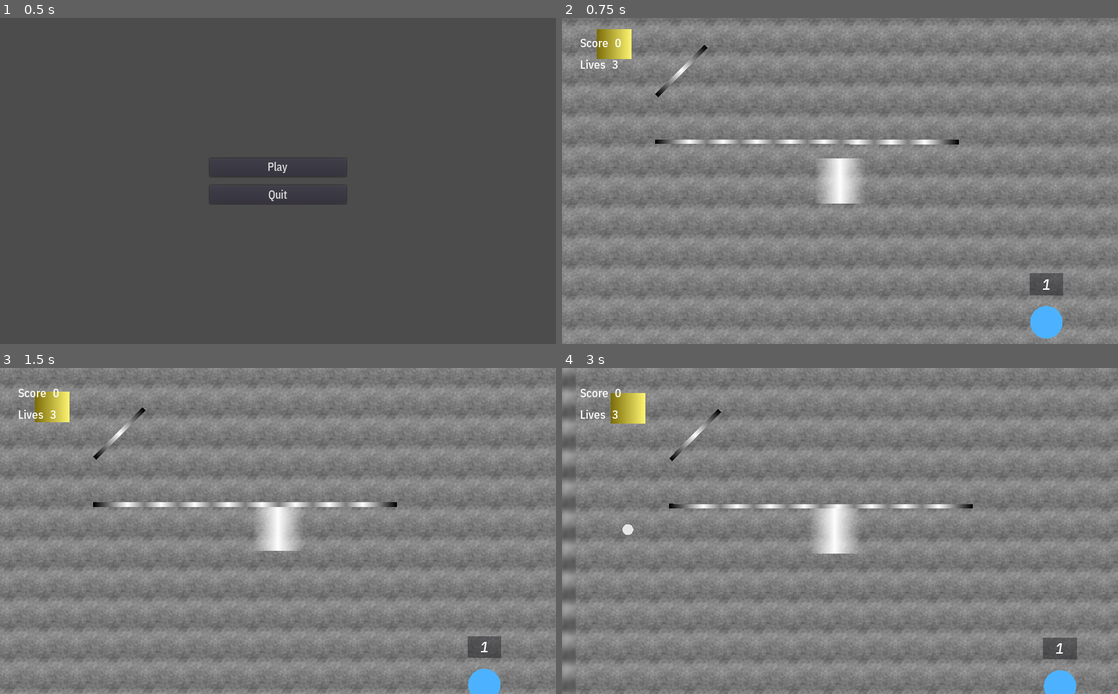
Above: before the commit, frames 1-4 (two rows, left to right).
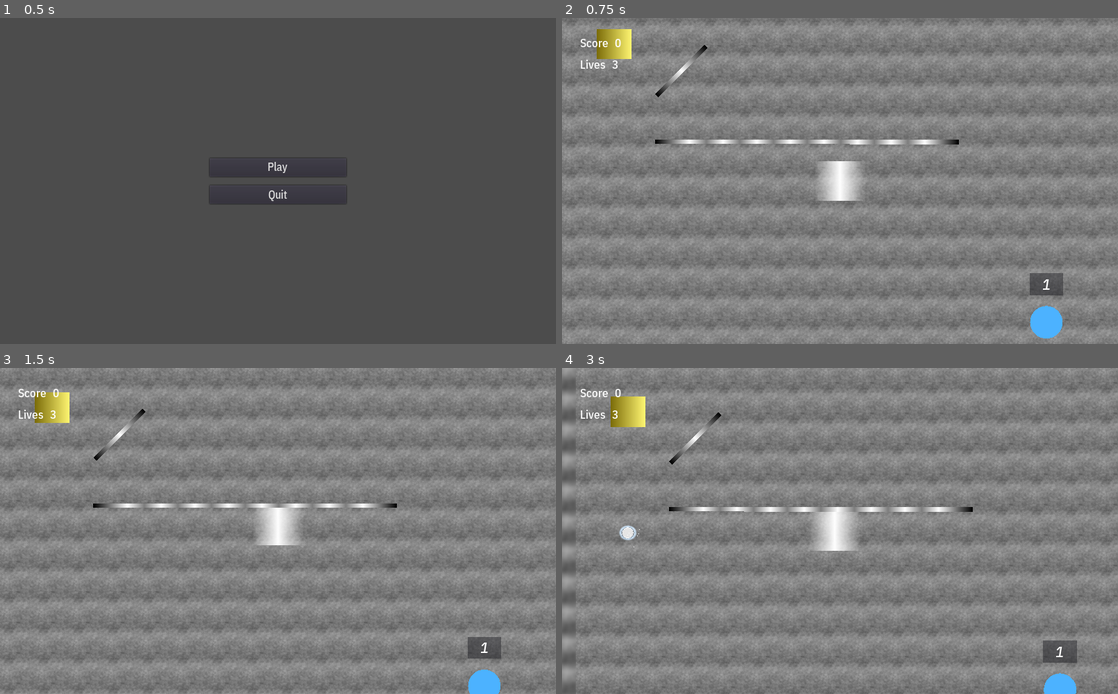
Above: after the commit, the same moments.

Repository: Calinou/escape-space
Game: Godot game, scene res://menu/main.tscn
The game is run twice, just before and just after one commit, with the same random seed, the same clock (stepped at 60 frames per second) and the same inputs.
Inputs:
- Up to frame 1 (0.5 s): no input
- Up to frame 2 (0.75 s): click "Play" at 0.5 s
- Up to frame 3 (1.5 s): tap Enter at 1.25 s; hold Up (move_up) from 1.28 s (still down)
- Up to frame 4 (3 s): tap Space at 2 s; release Up (move_up) at 2.78 s; hold Left (move_left) from 2.78 s (still down)

Frame 1 is identical in both runs. In frame 2, 0.1% of the frame differs, in the area x 46-54%, y 43-57%; in frame 3, 0.8%; in frame 4, 5.7%, in the area x 0-100%, y 0-100%.

Commit message:
Add particles and auras to balls to look more like comets
Claimed balls now look different and sport an orange aura
instead of a blue aura for unclaimed balls.

Diff:
--- a/game/ball/ball.gd
+++ b/game/ball/ball.gd
@@ -3,8 +3,6 @@
 
 extends RigidBody2D
 class_name Ball
-
-var motion := Vector2()
 
 # The starting ball speed
 const BASE_SPEED = 275
@@ -18,6 +16,11 @@
 # Whether the ball has been touched by a paddle or not
 var claimed := false
 
+onready var sprite = $Sprite as Sprite
+onready var particles = $CPUParticles2D as CPUParticles2D
+
+var motion := Vector2()
+
 func _draw() -> void:
 	draw_circle(Vector2(), 10.0, Color(0.9, 0.9, 0.9, 1))
 
@@ -26,8 +29,14 @@
 
 	for body in get_colliding_bodies():
 		if body is Paddle:
-			claimed = true
+			claim()
 
 		if not claimed:
 			# Destroy unclaimed balls on their first collision
 			queue_free()
+
+# Called when the ball is claimed (i.e. touched by a paddle)
+func claim():
+	claimed = true
+	sprite.modulate = Color(1.0, 0.65, 0.25, 0.7)
+	particles.modulate = Color(1.0, 0.65, 0.25, 1.0)
--- a/game/ball/ball.tscn
+++ b/game/ball/ball.tscn
@@ -1,6 +1,7 @@
-[gd_scene load_steps=4 format=2]
+[gd_scene load_steps=7 format=2]
 
 [ext_resource path="res://game/ball/ball.gd" type="Script" id=1]
+[ext_resource path="res://game/ball/aura.png" type="Texture" id=2]
 
 [sub_resource type="PhysicsMaterial" id=1]
 
@@ -9,10 +10,22 @@
 bounce = 1.0
 absorbent = false
 
+[sub_resource type="CanvasItemMaterial" id=3]
+
+render_priority = 0
+blend_mode = 1
+light_mode = 0
+
 [sub_resource type="CircleShape2D" id=2]
 
 custom_solver_bias = 0.0
 radius = 10.0
+
+[sub_resource type="CanvasItemMaterial" id=4]
+
+render_priority = 0
+blend_mode = 1
+light_mode = 0
 
 [node name="Ball" type="RigidBody2D" groups=[
 "ball",
@@ -36,6 +49,12 @@
 angular_damp = -1.0
 script = ExtResource( 1 )
 
+[node name="Sprite" type="Sprite" parent="."]
+modulate = Color( 0.644531, 0.833374, 1, 0.498039 )
+material = SubResource( 3 )
+scale = Vector2( 0.07, 0.06 )
+texture = ExtResource( 2 )
+
 [node name="CollisionShape2D" type="CollisionShape2D" parent="."]
 shape = SubResource( 2 )
 
@@ -47,3 +66,62 @@
 stream_paused = false
 mix_target = 0
 bus = "Master"
+
+[node name="CPUParticles2D" type="CPUParticles2D" parent="."]
+material = SubResource( 4 )
+emitting = true
+amount = 15
+lifetime = 1.0
+one_shot = false
+preprocess = 1.0
+speed_scale = 1.0
+explosiveness = 0.0
+randomness = 0.0
+fixed_fps = 0
+fract_delta = true
+local_coords = true
+draw_order = 0
+texture = null
+normalmap = null
+emission_shape = 0
+emission_points = PoolVector2Array(  )
+emission_colors = PoolColorArray(  )
+flag_align_y = false
+spread = 180.0
+flatness = 0.0
+gravity = Vector2( 0, 0 )
+initial_velocity = 30.0
+initial_velocity_random = 0.0
+angular_velocity = 0.0
+angular_velocity_random = 0.0
+angular_velocity_curve = null
+linear_accel = 0.0
+linear_accel_random = 0.0
+linear_accel_curve = null
+radial_accel = 0.0
+radial_accel_random = 0.0
+radial_accel_curve = null
+tangential_accel = 0.0
+tangential_accel_random = 0.0
+tangential_accel_curve = null
+damping = 0.0
+damping_random = 0.0
+damping_curve = null
+angle = 0.0
+angle_random = 0.0
+angle_curve = null
+scale = 1.0
+scale_random = 0.0
+scale_curve = null
+color = Color( 1, 1, 1, 1 )
+color_ramp = null
+hue_variation = 0.0
+hue_variation_random = 0.0
+hue_variation_curve = null
+anim_speed = 0.0
+anim_speed_random = 0.0
+anim_speed_curve = null
+anim_offset = 0.0
+anim_offset_random = 0.0
+anim_offset_curve = null
+anim_loop = false
--- a/game/paddle/paddle.tscn
+++ b/game/paddle/paddle.tscn
@@ -2,27 +2,27 @@
 
 [ext_resource path="res://game/paddle/paddle.gd" type="Script" id=1]
 
-[sub_resource type="PhysicsMaterial" id=4]
+[sub_resource type="PhysicsMaterial" id=1]
 
 friction = 0.0
 rough = false
 bounce = 0.0
 absorbent = false
 
-[sub_resource type="RectangleShape2D" id=1]
+[sub_resource type="RectangleShape2D" id=2]
 
 custom_solver_bias = 0.0
-extents = Vector2( 48, 42 )
+extents = Vector2( 48, 36 )
 
-[sub_resource type="Gradient" id=2]
+[sub_resource type="Gradient" id=3]
 
 offsets = PoolRealArray( 0, 0.5, 1 )
 colors = PoolColorArray( 1, 1, 1, 0, 1, 1, 1, 1, 1, 1, 1, 0 )
 
-[sub_resource type="GradientTexture" id=3]
+[sub_resource type="GradientTexture" id=4]
 
 flags = 4
-gradient = SubResource( 2 )
+gradient = SubResource( 3 )
 width = 96
 
 [node name="Paddle" type="RigidBody2D"]
@@ -46,11 +46,11 @@
 script = ExtResource( 1 )
 
 [node name="CollisionShape2D" type="CollisionShape2D" parent="."]
-shape = SubResource( 1 )
+shape = SubResource( 2 )
 
 [node name="Sprite" type="Sprite" parent="."]
-scale = Vector2( 1, 84 )
-texture = SubResource( 3 )
+scale = Vector2( 1, 72 )
+texture = SubResource( 4 )
 
 [node name="Camera2D" type="Camera2D" parent="."]
 anchor_mode = 1
Binary file added: game/ball/aura.png
Not shown, added: game/ball/aura.png.import
Not shown: 1 places in game/paddle/paddle.tscn that only renumber resources
